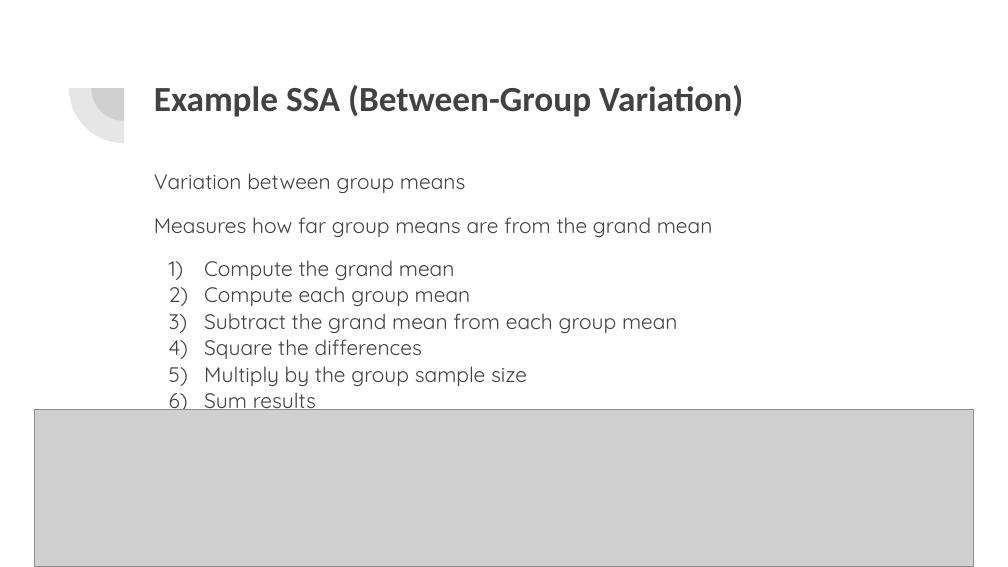
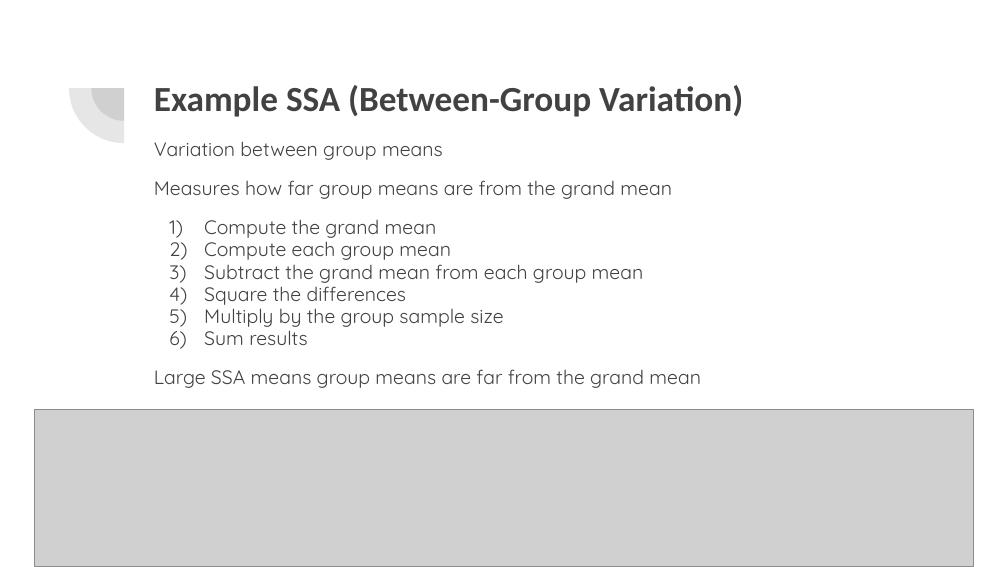
Before and after one commit to rjwrobel86/applied-business-statistics, a slide deck: slide 11 of course-materials/slides/ANOVA.pptx. Drawn at 1008x567 pixels with LibreOffice and Linux fonts; fonts in the diff are those of the drawing; grey boxes stand for pictures. Boxes give left, top, right and bottom in pixels: in the first picture for what was removed or moved away, otherwise in the second. Text is boxed around its words. In the diff, an @@ line names an element or a change of style, - is before the commit and + after.

```diff
--- a/course-materials/slides/ANOVA.pptx
+++ b/course-materials/slides/ANOVA.pptx
@@ text "Variation between group means": place and size @@
-text "Variation between group means" at (154,173,713,414)
+text "Variation between group means" at (154,141,701,388)
@@ text at (154,141,672,345): size 15 to 13.9 pt in "Variation between group means", "Measures how far group means are from ...", "Compute the grand mean", "Compute each group mean" and 4 more places; line spacing 1.05 to 0.95 @@
@@ text at (154,369,701,388): paragraph added @@
+Large SSA means group means are far from the grand mean
```
Also in this commit, not shown: 17 other slides changed, 2 slides added, 1 slide removed, 6 other files.
